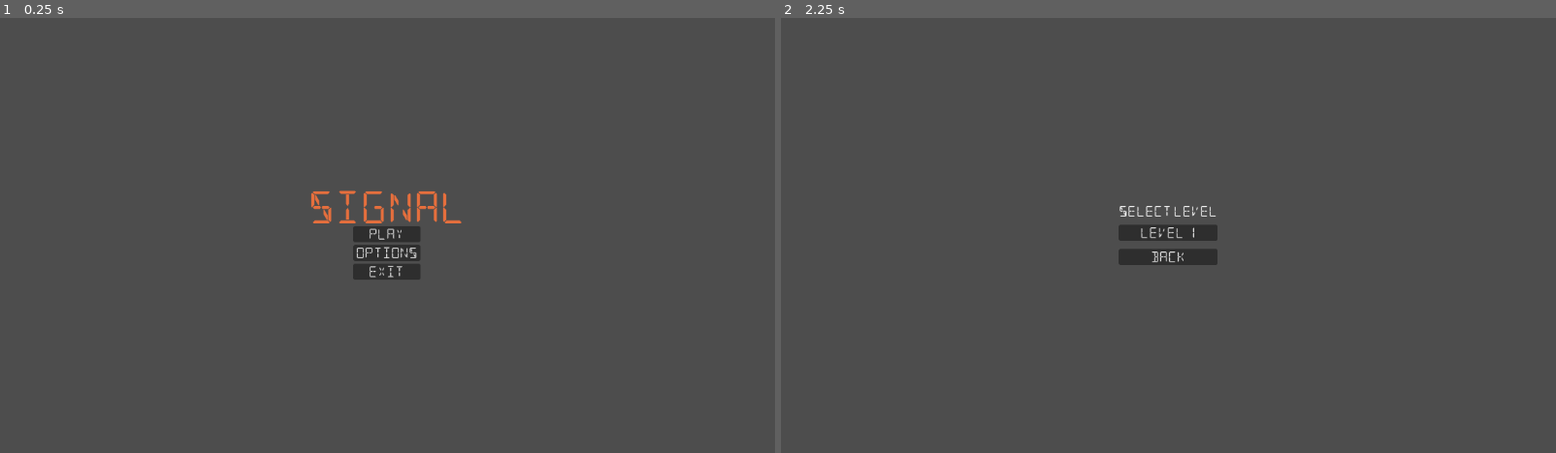
Above: before the commit, frames 1-2 (left to right).
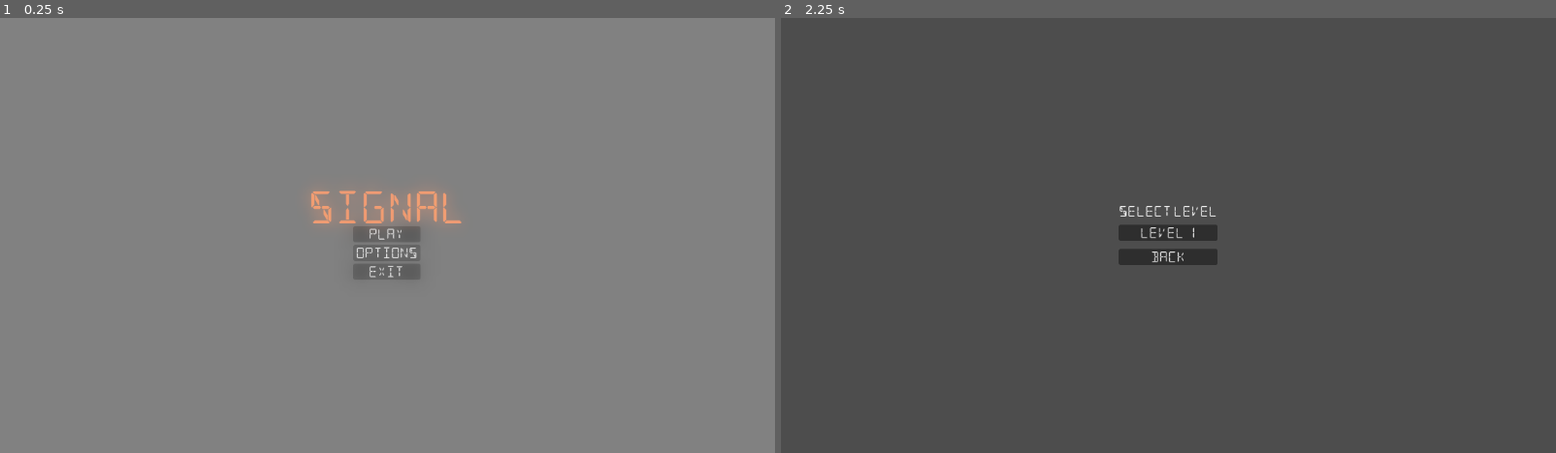
Above: after the commit, the same moments.

Repository: Ty1rl/Signal
Game: Godot game, scene res://menus/main_menu.tscn
The game is run twice, just before and just after one commit, with the same random seed, the same clock (stepped at 60 frames per second) and the same inputs.
Inputs:
- Up to frame 1 (0.25 s): no input
- Up to frame 2 (2.25 s): click "Play" at 0.5 s; click "Back" at 1.25 s; click "Play" at 2 s

The runs differ from the first frame. In frame 1, 100% of the frame differs, in the area x 0-100%, y 0-100%; in frame 2, nothing differs.

Commit message:
Add super cool not at all eye burning glow

Diff:
--- a/menus/main_menu.tscn
+++ b/menus/main_menu.tscn
@@ -4,6 +4,12 @@
 [ext_resource type="Script" uid="uid://pyogbune01qc" path="res://menus/main_menu.gd" id="1_yjgyn"]
 [ext_resource type="PackedScene" uid="uid://duhjl1hqj8bgn" path="res://menus/options_menu.tscn" id="2_yjgyn"]
 [ext_resource type="AudioStream" uid="uid://umavaj7s0gla" path="res://assets/audio/Radio Etalia.mp3" id="4_rqbgu"]
+
+[sub_resource type="Environment" id="Environment_rqbgu"]
+background_mode = 3
+glow_enabled = true
+glow_intensity = 1.0
+glow_bloom = 1.0
 
 [node name="MainMenu" type="Control" unique_id=679425725]
 layout_mode = 3
@@ -27,6 +33,9 @@
 pitch_scale = 0.5
 autoplay = true
 
+[node name="WorldEnvironment" type="WorldEnvironment" parent="." unique_id=213645198]
+environment = SubResource("Environment_rqbgu")
+
 [connection signal="pressed" from="TitleMenu/TitleVBox/BottonVBox/OptionsButton" to="." method="_on_options_button_pressed"]
 [connection signal="pressed" from="OptionsMenu/VBoxContainer/BackButton" to="." method="_on_back_button_pressed"]
 
